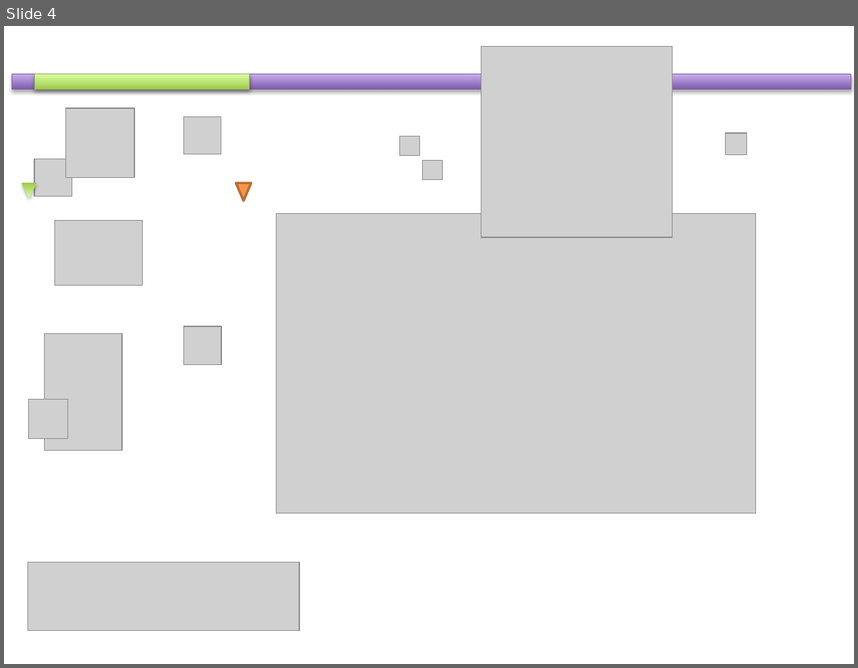
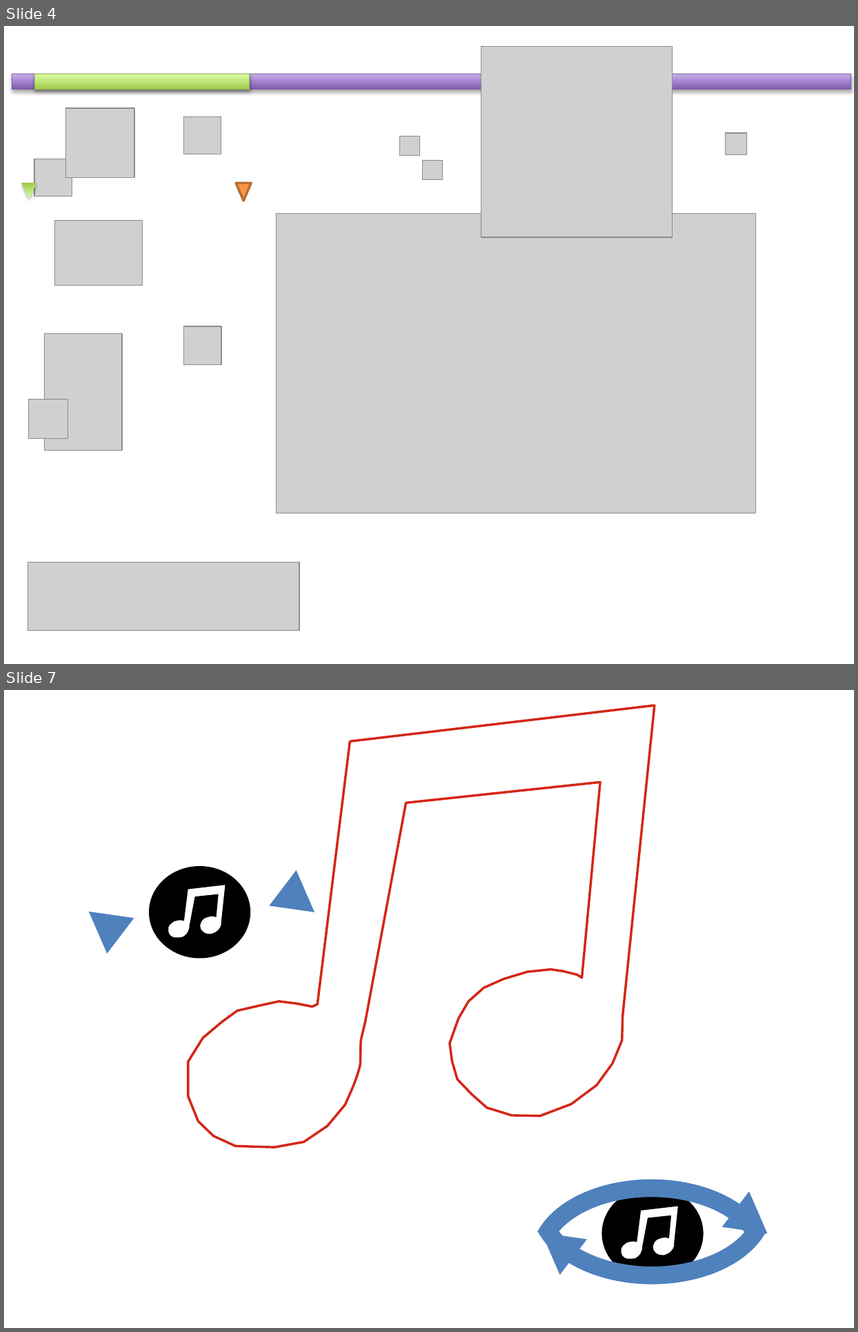
Before and after one commit to etayki/heyDude, a slide deck: GraphicDesign.pptx. Shown one above the other, each under a label of ours: slide 4 before the commit, slides 4 and 7 after it; the slides between them are not shown. The pictures are 858x668 and 858x1332 pixels, drawn with LibreOffice and Linux fonts; fonts in the diff are those of the drawing; grey boxes stand for pictures. Boxes give left, top, right and bottom in pixels: in the first picture for what was removed or moved away, otherwise in the second. Text is boxed around its words. In the diff, an @@ line names an element or a change of style, - is before the commit and + after.

```diff
--- a/GraphicDesign.pptx
+++ b/GraphicDesign.pptx
@@ slide 7 added at (4,690,854,1328), background #FFFFFF @@
@@ freeform shape added at (188,705,655,1147), fill #FFFFFF, outline #D42616 2 pt @@
@@ ellipse added at (150,867,250,957), fill #000000, outline #000000 2 pt @@
@@ triangle added at (269,869,328,929), fill #4F81BD @@
@@ triangle added at (75,894,134,954), fill #4F81BD @@
@@ freeform shape added at (168,885,225,938), fill #FFFFFF @@
@@ group added at (528,1136,781,1328): 2 arc (boxed as its full ellipse)s, 2 triangles, 1 ellipse, 1 freeform shape @@
```
Also in this commit, not shown: 1 slide changed, 1 other slide added, 2 other files.
